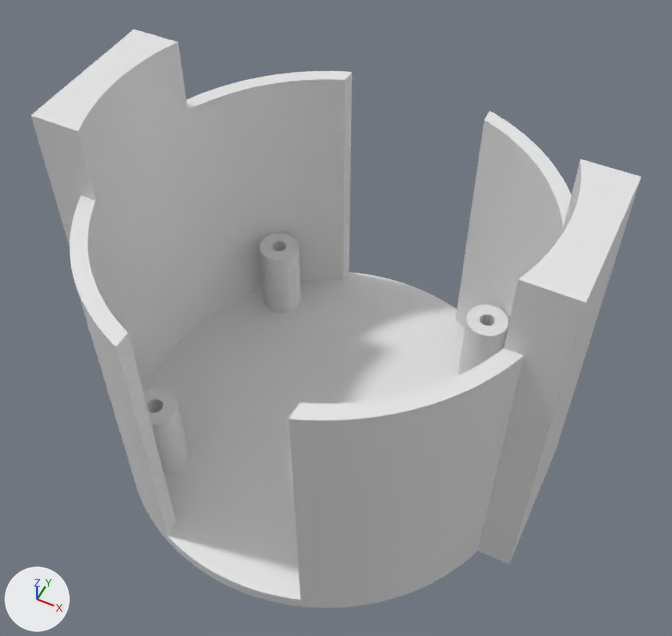
The Blender file 3dPrint/CameraHolder/CameraHolderOutside.blend: old version first, new version second.
Camera for both pictures: a camera (50 mm lens) standing at (37.3, -72.1, 112.7) and looking at (1.6, -0.6, 23.4). Every picture has the same lights, and +X, +Y and +Z are marked at lower left.

The older version as bpy lines, for what is in view:
```python
ob_cube = bpy.data.objects.new('Cube', me_cube)
ob_cube.location = (0.0, 0.0, 0.0)
ob_cube.scale = (31.8, 10.0, 1.0)
ob_cube_tab = bpy.data.objects.new('Cube_Tab', me_cube_001)
ob_cube_tab.location = (-25.4, 0.0, 0.0)
ob_cubecrop_innerbigger = bpy.data.objects.new('CubeCrop_InnerBigger', me_cube_004)
ob_cubecrop_innerbigger.location = (0.0, 0.0, 51.0)
ob_cubecrop_innerbigger.scale = (10.0, 50.0, 50.0)
ob_cylinder_innershell = bpy.data.objects.new('Cylinder_InnerShell', me_cylinder_006)
ob_cylinder_innershell.location = (0.0, 0.0, 51.0)
ob_cylinder_innershell.scale = (2.61, 2.83, 1.62)
ob_cylinder_outer = bpy.data.objects.new('Cylinder_Outer', me_cylinder_003)
ob_cylinder_outer.location = (0.0, 0.0, 0.0)
ob_cylinder_outer.scale = (2.8, 3.03, 1.3)
```
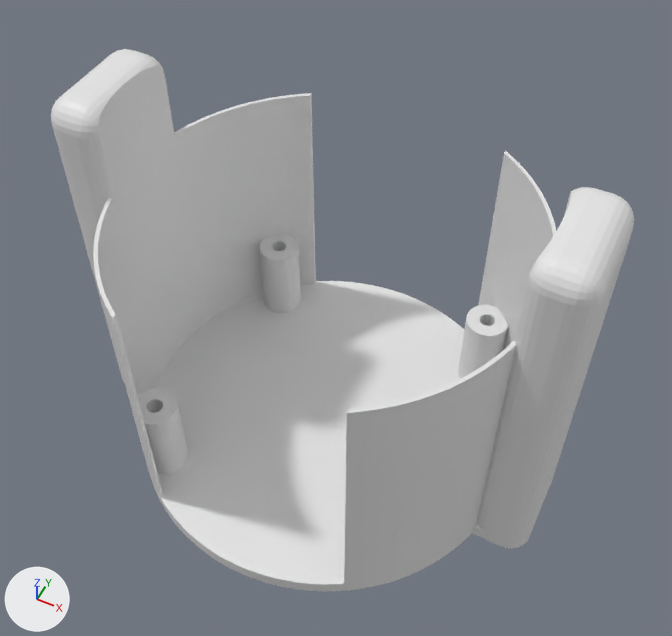
ob_cylinder_outer is not drawn itself; it is used by a modifier of ob_cube.
ob_cube_tab is not drawn itself; it is used by a modifier of ob_cube.
ob_cubecrop_innerbigger is not drawn itself; it is used by a modifier of ob_cube.
ob_cylinder_innershell is not drawn itself; it is used by a modifier of ob_cube.

Location of each change, [x1, y1, x2, y2] in pixels of the pictures (672 x 636 px; the box of a moved part takes in the faces that stretch with it):
'Cube', rescaled, moved, modifiers changed (6% shorter): before [31, 29, 641, 608]; after [51, 49, 634, 591]
part 1 of me_cube_001, moved or reshaped: before [31, 29, 641, 564]; after [51, 49, 634, 548]

The edits, one by one:
me_cube_001 has 8 vertices, 6 faces and spans x -6.5..6.5, y -10.0..10.0, z -50.0..50.0.
me_cube_001 is used by ob_cube_tab; location (-25.4, 0.0, 0.0).
me_cube_001 part 1: the whole mesh is scaled about its middle by (0.615, 0.8, 1).
Object 'Cylinder_Outer' (ob_cylinder_outer) is rescaled from (2.8, 3.03, 1.3) to (2.59, 2.8, 1.23).
Object 'Cube_Tab' (ob_cube_tab) moves from (-25.4, 0.0, 0.0) to (-29.0, 0.0, 0.0).
Object 'Cube_Tab' (ob_cube_tab) has a ARRAY modifier named 'Array'.
On modifier 'Array' of object 'Cube_Tab' (ob_cube_tab), constant_offset_displace goes from (50.8, 0.0, 0.0) to (58.0, 0.0, 0.0).
Object 'Cube_Tab' (ob_cube_tab) gains a BEVEL modifier named 'Bevel'.
Modifier setting: width = 3.0.
Modifier setting: width_pct = 3.0.
Modifier setting: segments = 6.
Object 'CubeCrop_InnerBigger' (ob_cubecrop_innerbigger) is rescaled from (10.0, 50.0, 50.0) to (14.0, 50.0, 50.0).
Object 'Cylinder_InnerShell' (ob_cylinder_innershell) is rescaled from (2.61, 2.83, 1.62) to (2.54, 2.75, 1.62).
